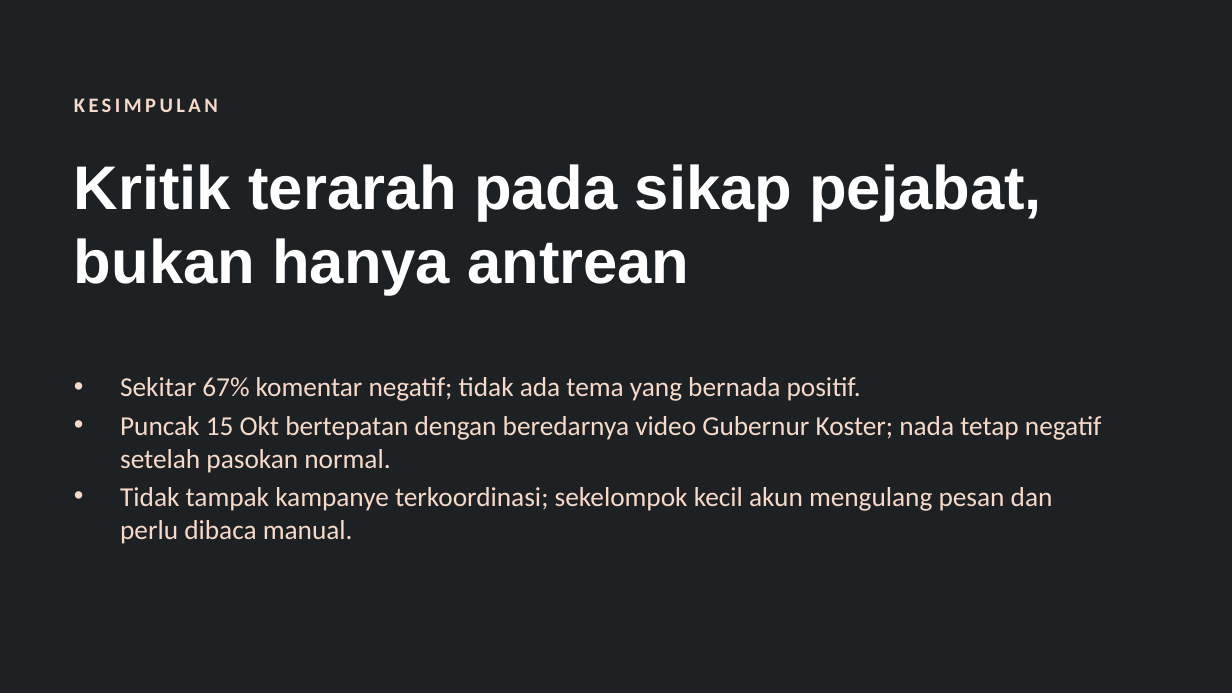
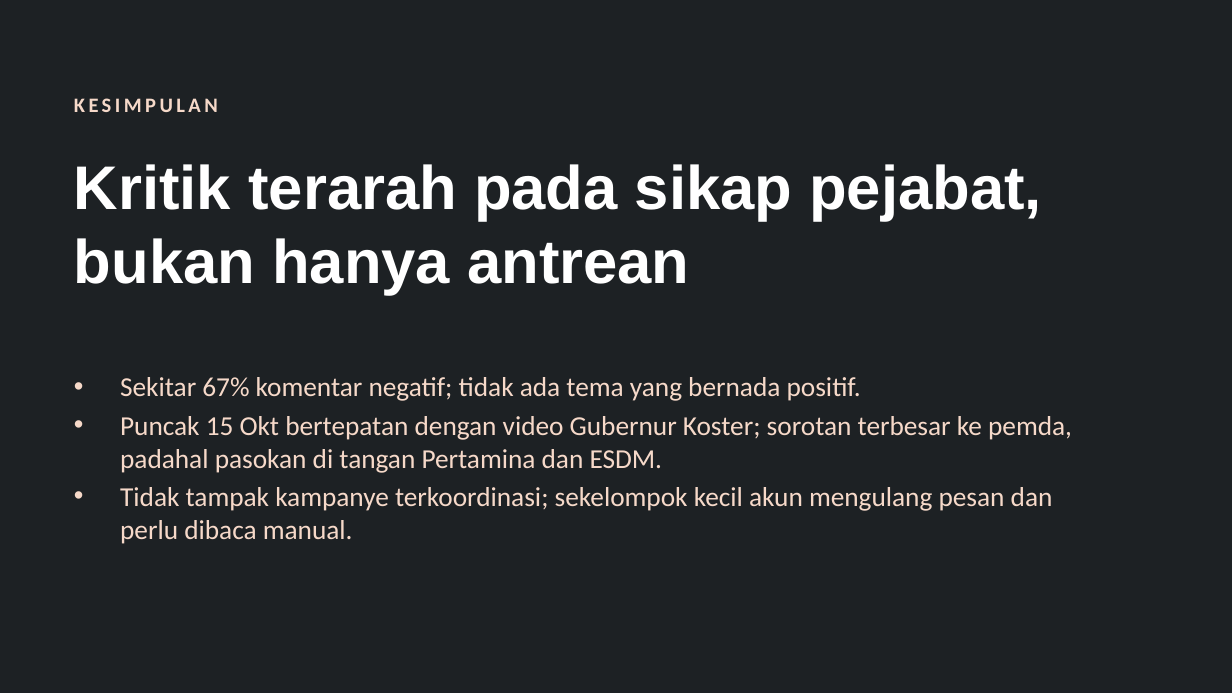
Before and after one commit to mahendrasenoaji-lgtm/public-opinion-platform, a slide deck: slide 17 of proyek/bbm-bali-youtube/presentasi_bbm_bali_youtube.pptx (slide 13 before the commit). Drawn at 1232x693 pixels with LibreOffice and Linux fonts; fonts in the diff are those of the drawing. Boxes give left, top, right and bottom in pixels: in the first picture for what was removed or moved away, otherwise in the second. Text is boxed around its words. In the diff, an @@ line names an element or a change of style, - is before the commit and + after.

```diff
--- a/proyek/bbm-bali-youtube/presentasi_bbm_bali_youtube.pptx
+++ b/proyek/bbm-bali-youtube/presentasi_bbm_bali_youtube.pptx
@@ text at [120, 416, 1072, 473]: text changed @@
-• Puncak 15 Okt bertepatan dengan beredarnya video Gubernur Koster; nada tetap negatif setelah pasokan normal.
+• Puncak 15 Okt bertepatan dengan video Gubernur Koster; sorotan terbesar ke pemda, padahal pasokan di tangan Pertamina dan ESDM.
```
Also in this commit, not shown: 7 other slides changed, 4 slides added, 25 other files.
